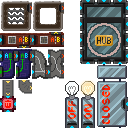
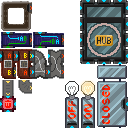
Comparing the layer stacks of the two 128×128 images. Changes:
painted on "Paint Layer 2" over [0, 64, 45, 94]
painted on "Paint Layer 1" over [0, 1, 64, 94]
